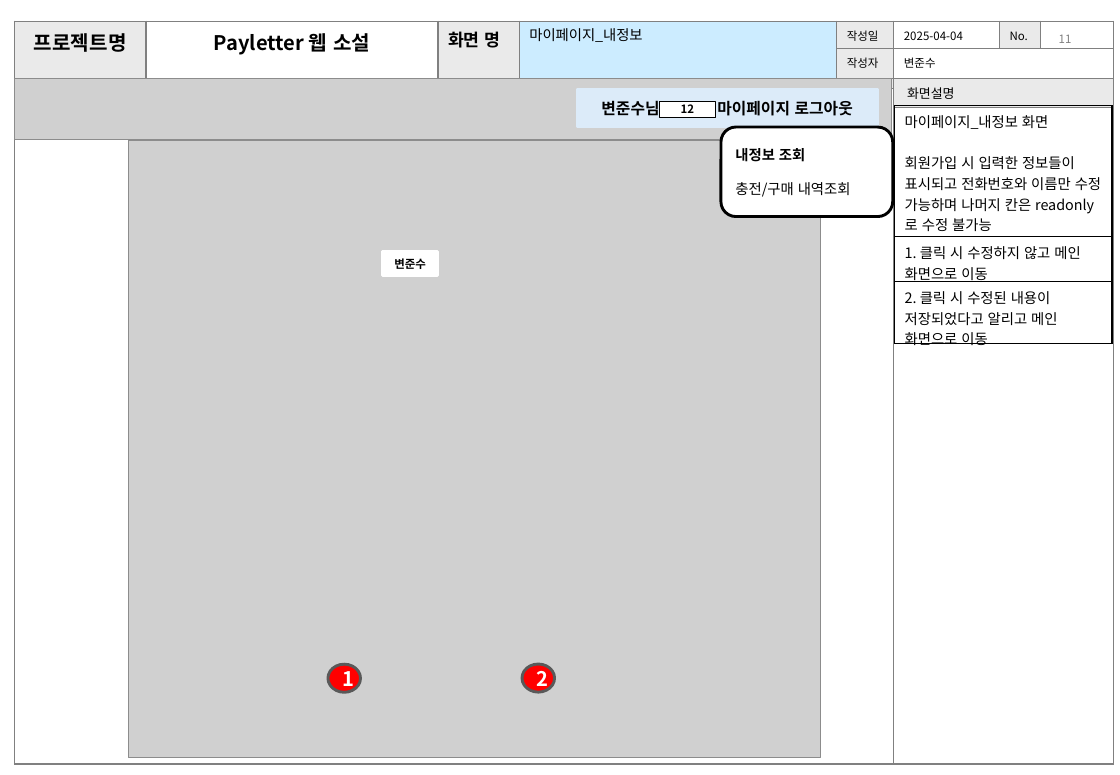
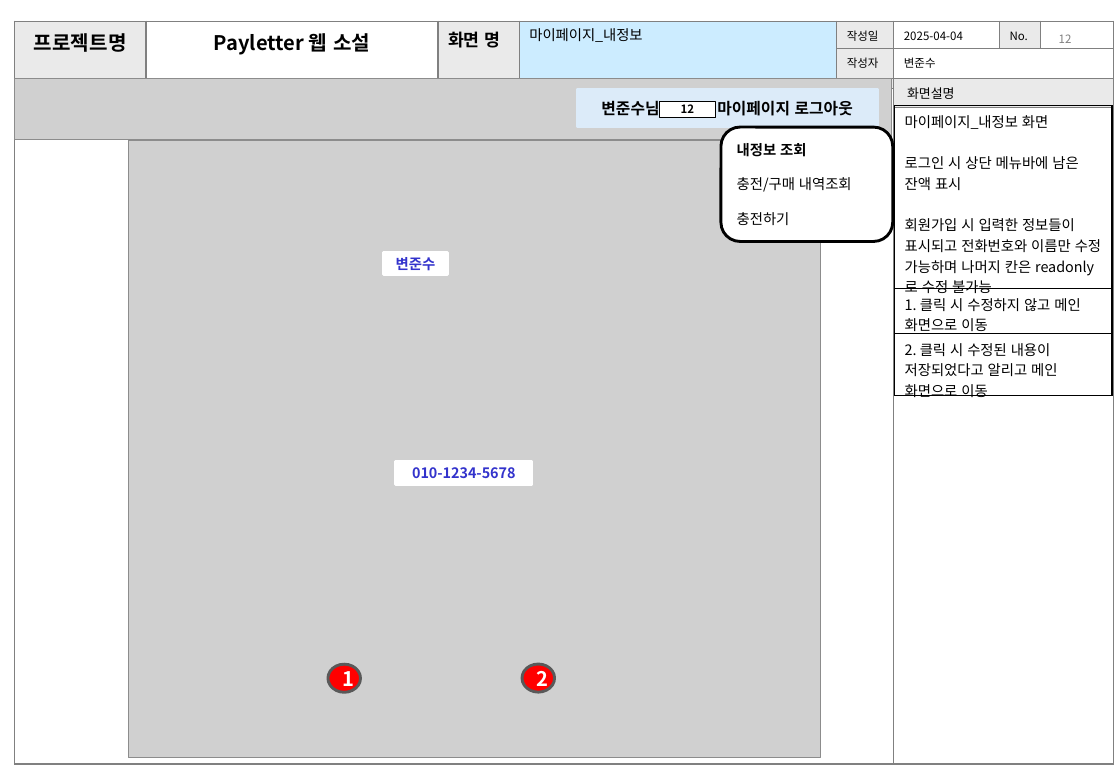
Before and after one commit to joons97/jsp_prj, a slide deck: slide 13 of 기획안_변준수.pptx (slide 12 before the commit). Drawn at 1120x775 pixels with LibreOffice and Linux fonts; fonts in the diff are those of the drawing; grey boxes stand for pictures; background and template pictures are left out. Boxes give left, top, right and bottom in pixels: in the first picture for what was removed or moved away, otherwise in the second. Text is boxed around its words. In the diff, an @@ line names an element or a change of style, - is before the commit and + after.

```diff
--- a/기획안_변준수.pptx
+++ b/기획안_변준수.pptx
@@ table at (895, 105, 1113, 401) @@
-row 1, column 1: 마이페이지_내정보 화면 / 회원가입 시 입력한 정보들이 표시되고 전화번호와 이름만 수정 가능하며 나머지 칸은 readonly로 수정 불가능
+row 1, column 1: 마이페이지_내정보 화면 / 로그인 시 상단 메뉴바에 남은 잔액 표시 / 회원가입 시 입력한 정보들이 표시되고 전화번호와 이름만 수정 가능하며 나머지 칸은 readonly로 수정 불가능
@@ rounded rectangle "내정보 조회": place and size @@
-rounded rectangle "내정보 조회" at (721, 127, 892, 217)
+rounded rectangle "내정보 조회" at (721, 127, 892, 242)
@@ text in rounded rectangle at (737, 212, 790, 225): paragraph added @@
+충전하기
@@ rectangle "변준수": place and size @@
-rectangle "변준수" at (383, 251, 437, 276)
+rectangle "변준수" at (384, 252, 447, 275)
@@ rectangle "변준수" at (384, 252, 447, 275): size 8 to 10 pt, text colour #000000 to #3333CC @@
@@ rectangle added at (396, 462, 533, 485), fill #FFFFFF, outline #FFFFFF 2 pt, 10 pt, text #3333CC, bold @@
+010-1234-5678
```
Also in this commit, not shown: 13 other slides changed, 14 slides added, 3 slides removed.
